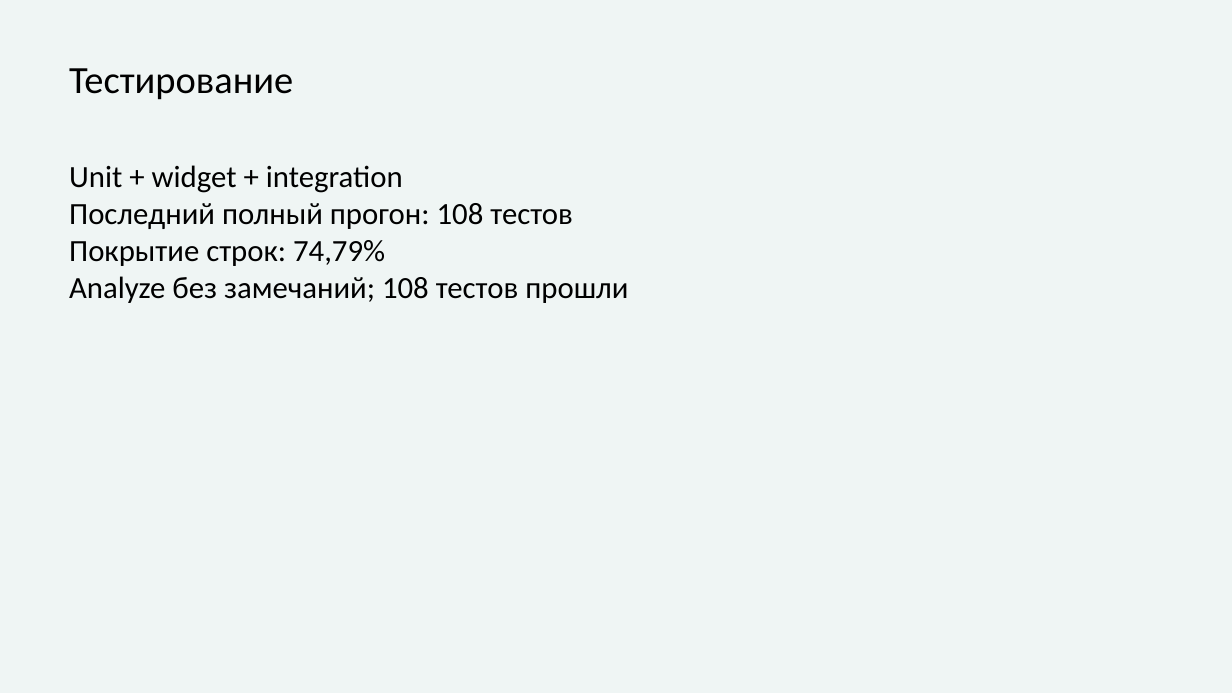
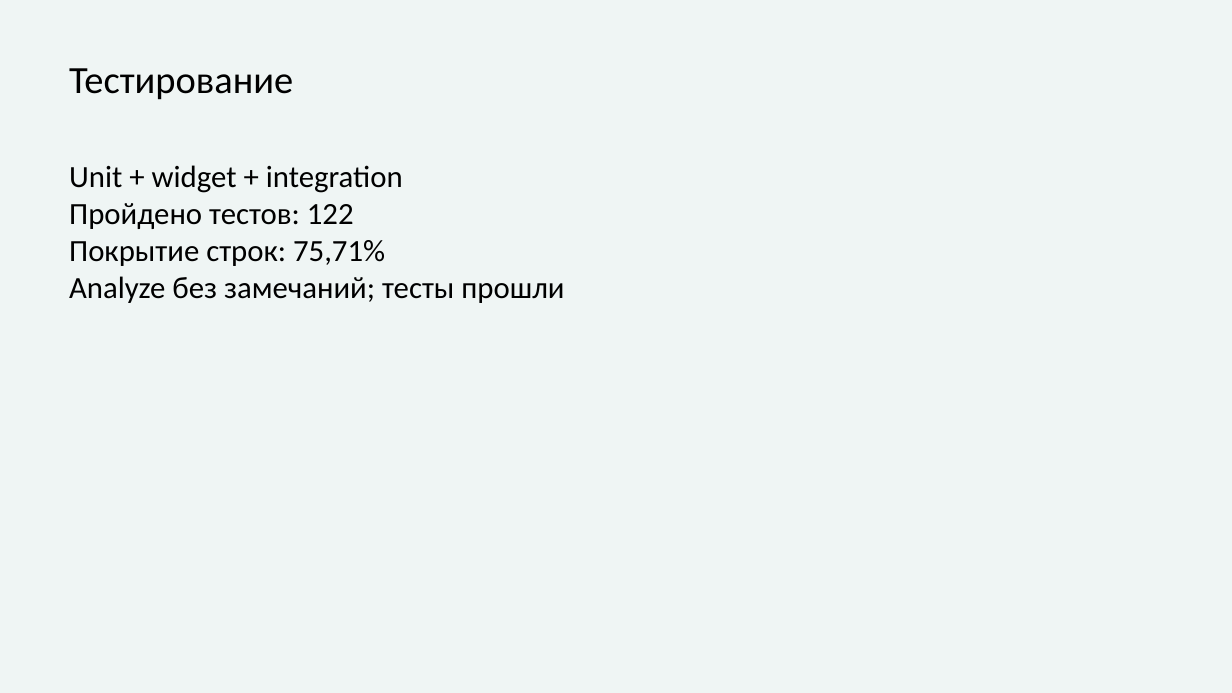
Before and after one commit to yerkesha-A/air-quality-monitor, a slide deck: slide 9 of docs/rk2/RK2_PRESENTATION.pptx. Drawn at 1232x693 pixels with LibreOffice and Linux fonts; fonts in the diff are those of the drawing. Boxes give left, top, right and bottom in pixels: in the first picture for what was removed or moved away, otherwise in the second. Text is boxed around its words. In the diff, an @@ line names an element or a change of style, - is before the commit and + after.

```diff
--- a/docs/rk2/RK2_PRESENTATION.pptx
+++ b/docs/rk2/RK2_PRESENTATION.pptx
@@ text at [69,203,564,303]: text changed @@
-Последний полный прогон: 108 тестов
-Покрытие строк: 74,79%
-Analyze без замечаний; 108 тестов прошли
+Пройдено тестов: 122
+Покрытие строк: 75,71%
+Analyze без замечаний; тесты прошли
```
Also in this commit, not shown: 2 other slides changed, 49 other files.
